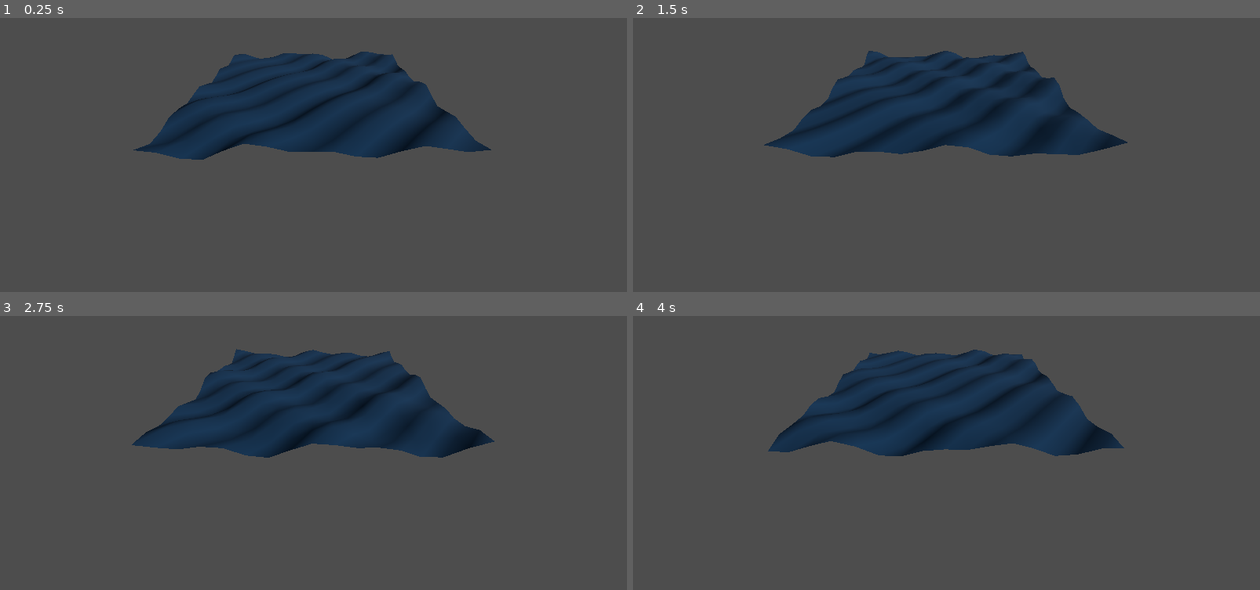
Above: before the commit, frames 1-4 (two rows, left to right).
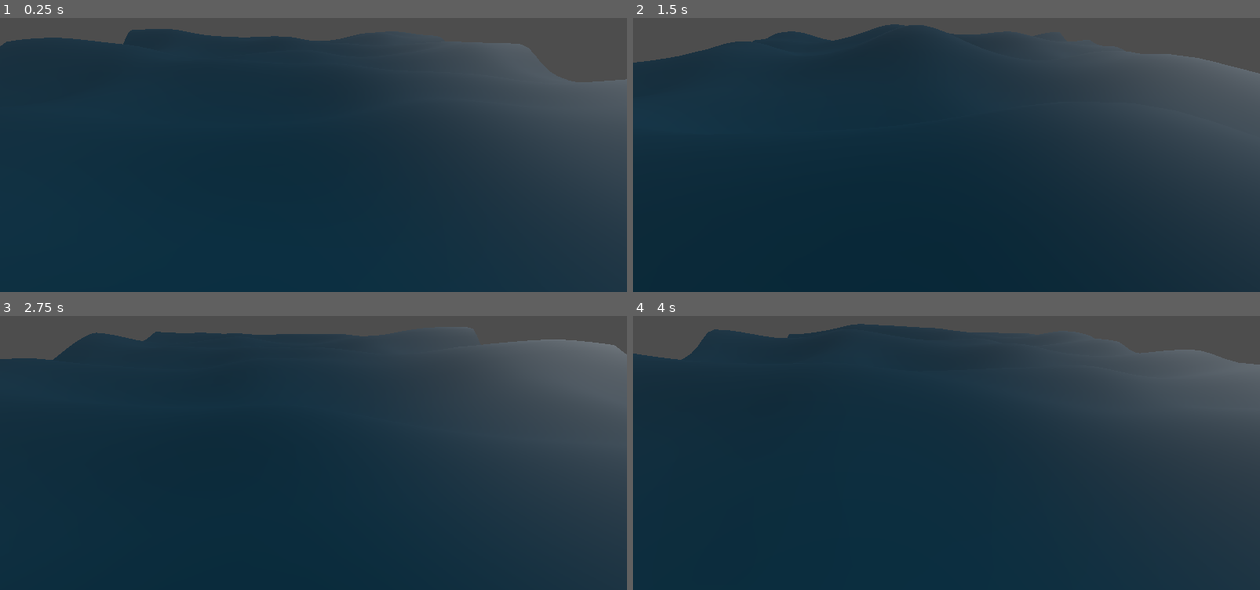
Above: after the commit, the same moments.

Repository: baldoqui/ocean-sim-godot
Game: Godot game, scene res://main.tscn
Two runs of this game, one before a commit and one after it. Both use one fixed random seed, a clock stepped at 60 frames per second and the inputs below.
Inputs:
- Up to frame 1 (0.25 s): no input
- Up to frame 2 (1.5 s): no input
- Up to frame 3 (2.75 s): no input
- Up to frame 4 (4 s): no input

The runs differ from the first frame. In frame 1, 69% of the frame differs, in the area x 0-100%, y 4-100%; in frame 2, 69%; in frame 3, 70%; in frame 4, 70%, in the area x 0-100%, y 2-100%.

Commit message:
Fractional Brownian Motion

Diff:
--- a/main.tscn
+++ b/main.tscn
@@ -1,18 +1,33 @@
-[gd_scene load_steps=2 format=3 uid="uid://dmtw8v24rflaa"]
+[gd_scene load_steps=4 format=3 uid="uid://dmtw8v24rflaa"]
 
 [ext_resource type="PackedScene" uid="uid://kvoe127qy454" path="res://ocean/wave_mesh.tscn" id="1_qspyf"]
+[ext_resource type="Shader" path="res://ocean/ocean_shader.gdshader" id="1_sgkn1"]
+
+[sub_resource type="ShaderMaterial" id="ShaderMaterial_wvr1h"]
+render_priority = 0
+shader = ExtResource("1_sgkn1")
+shader_parameter/albedo = Color(0.0470588, 0.443137, 0.603922, 1)
+shader_parameter/metalic = 0.0
+shader_parameter/roughtness = 0.02
+shader_parameter/wave_count = 20
+shader_parameter/init_wave_amplitude = 2.0
+shader_parameter/init_wave_frequence = 10.0
+shader_parameter/wave_frequence_increase = 1.0
+shader_parameter/amplitude_decay = 0.82
+shader_parameter/correct_height = 0.0
+shader_parameter/wave_speed = 1.0
 
 [node name="Node3D" type="Node3D"]
 
 [node name="DirectionalLight3D" type="DirectionalLight3D" parent="."]
-transform = Transform3D(0.447759, -0.158341, 0.880023, 0, 0.984196, 0.177085, -0.894154, -0.0792914, 0.440683, -17, 0, 0)
+transform = Transform3D(-0.894154, 0.0623159, 0.443401, 8.6572e-08, -0.990268, 0.139173, 0.447759, 0.124442, 0.885452, -17, 0, 0)
 shadow_enabled = true
 directional_shadow_max_distance = 1.0
 
 [node name="Camera3D" type="Camera3D" parent="."]
-transform = Transform3D(1, 0, 0, 0, 0.866026, 0.5, 0, -0.5, 0.866026, 0, 40, 100)
-visible = false
+transform = Transform3D(-0.0471064, 0.407877, -0.911821, 0, 0.912834, 0.40833, 0.99889, 0.019235, -0.0430003, -40.612, 16.8, 2.92)
 
 [node name="wave" type="Node3D" parent="."]
 
 [node name="wave_mesh" parent="wave" instance=ExtResource("1_qspyf")]
+material_override = SubResource("ShaderMaterial_wvr1h")
--- a/ocean/ocean_shader.gdshader
+++ b/ocean/ocean_shader.gdshader
@@ -1,39 +1,66 @@
 shader_type spatial;
 
-uniform vec4 water_color;
+uniform vec3 albedo : source_color; //vec3(0.0, 0.1, 0.28)
+uniform float metalic : hint_range(0.0, 1.0)=0;
+uniform float roughtness : hint_range(0.0, 1.0)=0.02;
 
-float sinWave(vec2 pos, vec2 direction, float waveLength, float speed, float height_scale) {
-    float w = 2.0 * PI / waveLength;
-    return height_scale * sin(dot(direction, pos) * w + (TIME * speed));
+uniform int wave_count = 20;
+uniform float init_wave_amplitude = 1.0;
+uniform float init_wave_frequence = 1.0;
+uniform float wave_frequence_increase = 1.0;
+uniform float amplitude_decay = 0.82;
+uniform float correct_height = 10;
+uniform float wave_speed =1;
+
+float rand(float n) {
+    return fract(sin(n) * 43758.5453123);
 }
 
-vec3 normalWave(vec2 pos, vec2 direction, float waveLength, float speed, float height_scale) {
-    float w = 2.0 * PI / waveLength;
-
-    float dx = w * dot(direction, vec2(1,0)) * height_scale*cos(dot(direction,pos) * w + (TIME * speed));
-	float dy = w * dot(direction, vec2(0,1)) * height_scale*cos(dot(direction,pos) * w + (TIME * speed));
-
-    return vec3(-dx,1,-dy);
+vec2 getWaveDirection(int index, int totalWaves) {
+    float angle = rand(float(index)) * 2.0 * PI;
+    return vec2(cos(angle), sin(angle));
 }
 
-vec4 createWave(vec2 pos, vec2 direction, float waveLength, float speed, float height_scale){
-	float yval = sinWave(pos, direction, waveLength, speed, height_scale);
-	vec3 normal = normalWave(pos, direction, waveLength, speed, height_scale);
-	return vec4(normal.x, normal.y, normal.z, yval);
+
+float sinWave(vec2 pos, vec2 direction, float w, float speed, float amplitude) {
+    return exp(amplitude * sin(dot(direction, pos) * w + (TIME * speed)) - 1.0);
+}
+
+vec3 normalWave(vec2 pos, vec2 direction, float w, float speed, float amplitude) {
+    float dx = w*dot(direction, vec2(1,0))*amplitude*cos(dot(direction,pos)*w+(TIME * speed))*exp(amplitude * sin(dot(direction, pos) * w + (TIME * speed))-1.0);   //* amplitude*cos(dot(direction,pos) * w + (TIME * speed));
+	float dy = w*dot(direction, vec2(0,1))*amplitude*cos(dot(direction,pos)*w+(TIME * speed))*exp(amplitude * sin(dot(direction, pos) * w + (TIME * speed))-1.0);
+
+    return vec3(-dx, 1, -dy);
+}
+
+vec4 createWave(vec2 pos, vec2 direction, float w, float speed, float amplitude) {
+    float yval = sinWave(pos, direction, w, speed, amplitude);
+    vec3 normal = normalWave(pos, direction, w, speed, amplitude);
+    return vec4(normal.x, normal.y, normal.z, yval);
 }
 
 void vertex() {
-	vec4 res;
-	res = createWave(vec2(VERTEX.x, VERTEX.z), vec2(1, 1), 0.5, 0.7, 0.05);
-	res += createWave(vec2(VERTEX.x, VERTEX.z), vec2(-1, -1), 1, 0.6, 0.025);
-	res += createWave(vec2(VERTEX.x, VERTEX.z), vec2(-1, 1), 1, 1, 0.05);
-	res += createWave(vec2(VERTEX.x, VERTEX.z), vec2(1, -1), 0.8, 0.5, 0.025);
+    vec4 res = vec4(0.0);
+    float amplitude = init_wave_amplitude;
+	float w = init_wave_frequence;
+
+    for (int i = 0; i < wave_count; i++) {
+        vec2 direction = getWaveDirection(i, wave_count); // é quase aleatório
+        res += createWave(vec2(VERTEX.x, VERTEX.z), direction, w, wave_speed, amplitude);
+        amplitude *= amplitude_decay;
+		w *= wave_frequence_increase;
+
+	}
+
+	res.a -= correct_height;
 
     VERTEX.y = res.a;
-	NORMAL = vec3(res.x, res.y, res.z);
+    NORMAL = res.xyz;
 }
 
 void fragment() {
-	// Definir a cor do material com base na intensidade da luz
-    ALBEDO = water_color.rgb;
+    ALBEDO = albedo.rgb;
+	//METALLIC = metalic;
+	//ROUGHNESS = roughtness;
+	//NORMAL_MAP = NORMAL;
 }
--- a/ocean/wave_mesh.tscn
+++ b/ocean/wave_mesh.tscn
@@ -1,18 +1,33 @@
-[gd_scene load_steps=4 format=3 uid="uid://kvoe127qy454"]
+[gd_scene load_steps=5 format=3 uid="uid://kvoe127qy454"]
 
 [ext_resource type="Shader" path="res://ocean/ocean_shader.gdshader" id="1_0wmby"]
 
-[sub_resource type="ShaderMaterial" id="ShaderMaterial_6yo5x"]
+[sub_resource type="ShaderMaterial" id="ShaderMaterial_j0nt3"]
 render_priority = 0
 shader = ExtResource("1_0wmby")
-shader_parameter/water_color = Vector4(0.12, 0.36, 0.569, 0)
+shader_parameter/albedo = Color(0.0901961, 0.137255, 0.247059, 1)
+shader_parameter/metalic = 0.0
+shader_parameter/roughtness = 0.02
+shader_parameter/wave_count = 20
+shader_parameter/init_wave_amplitude = 1.0
+shader_parameter/wave_frequence_increase = 1.0
+shader_parameter/amplitude_decay = 0.82
+shader_parameter/min_wave_length = 0.3
+shader_parameter/max_wave_length = 0.3
+shader_parameter/correct_height = 10.0
+shader_parameter/wave_speed = 1.0
+
+[sub_resource type="StandardMaterial3D" id="StandardMaterial3D_h1gw3"]
+albedo_color = Color(0.0313726, 0.145098, 0.223529, 1)
+metallic_specular = 1.0
 
 [sub_resource type="PlaneMesh" id="PlaneMesh_lfu1t"]
-subdivide_width = 15
-subdivide_depth = 15
+material = SubResource("StandardMaterial3D_h1gw3")
+subdivide_width = 50
+subdivide_depth = 50
 
 [node name="wave_mesh" type="MeshInstance3D"]
-transform = Transform3D(50, 0, 0, 0, 25, 0, 0, 0, 50, -0.373932, -0.766678, -0.647892)
-material_override = SubResource("ShaderMaterial_6yo5x")
+transform = Transform3D(50, 0, 0, 0, 1, 0, 0, 0, 50, 0, 0, 0)
+material_override = SubResource("ShaderMaterial_j0nt3")
 mesh = SubResource("PlaneMesh_lfu1t")
 skeleton = NodePath("../..")
